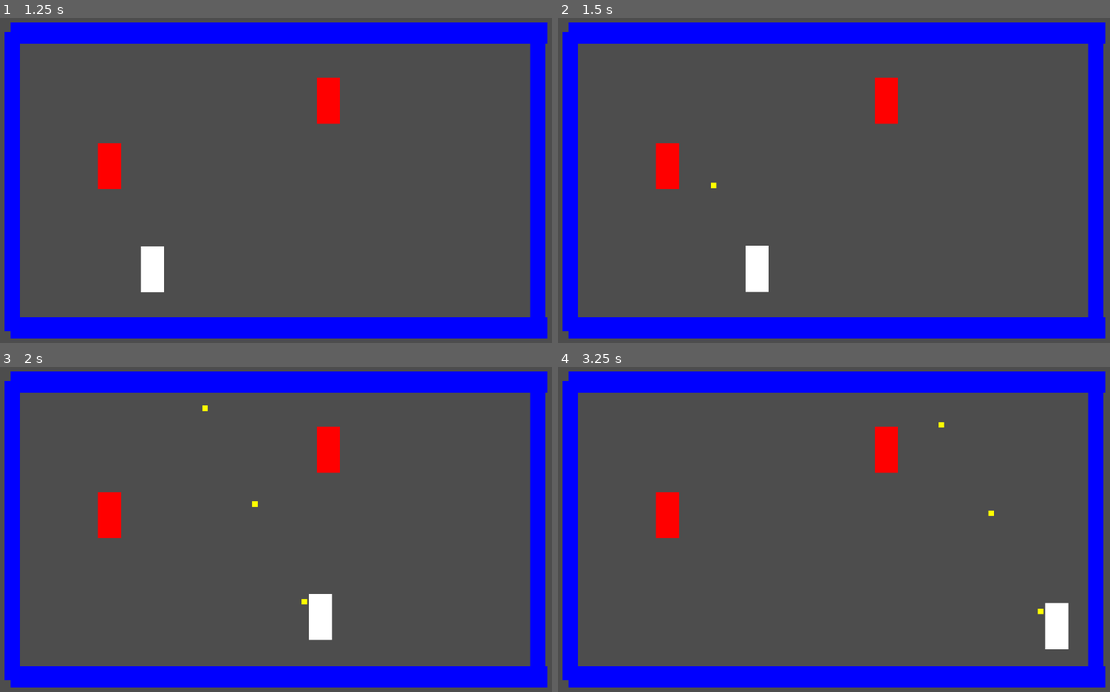
Above: before the commit, frames 1-4 (two rows, left to right).
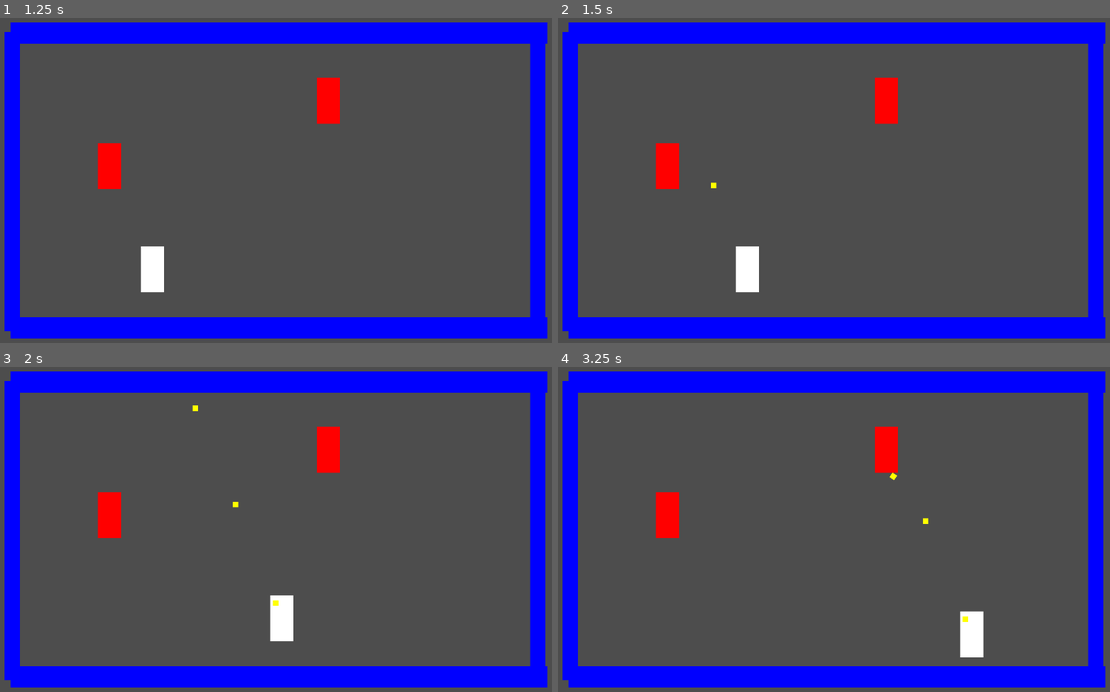
Above: after the commit, the same moments.

Repository: KDing0/GGJGodot
Game: Godot game, scene res://Misc/GameManager.tscn
Two runs of this game, one before a commit and one after it. Both use one fixed random seed, a clock stepped at 60 frames per second and the inputs below.
Inputs (mouse positions are in pixels of both pictures, inside the frame that each line leads up to):
- Up to frame 1 (1.25 s): click "Start Game" at 0.5 s
- Up to frame 2 (1.5 s): tap Enter at 1.25 s; move the mouse to (966, 164) at 1.27 s; press the mouse at (966, 164) at 1.28 s; hold Right (ui_right) from 1.28 s (still down)
- Up to frame 3 (2 s): keep holding Right (ui_right)
- Up to frame 4 (3.25 s): move the mouse to (718, 545) at 2.02 s; release Right (ui_right) at 2.03 s; release the mouse at (718, 545) at 2.03 s; hold Down (ui_down) 2.03-2.78 s; click (718, 545) at 2.1 s; tap Space at 2.75 s; move the mouse to (894, 458) at 2.77 s; press the mouse at (894, 458) at 2.78 s; hold Right (ui_right) from 2.78 s (still down)

Frame 1 is identical in both runs. In frame 2, 0.5% of the frame differs, in the area x 32-39%, y 70-85%; in frame 3, 1.3%; in frame 4, 1.3%, in the area x 60-93%, y 17-90%.

Commit message:
fix bullet bitmask, add playerbullet layer

Diff:
--- a/src/Bullets/Bullet.tscn
+++ b/src/Bullets/Bullet.tscn
@@ -7,7 +7,7 @@
 [sub_resource type="CircleShape2D" id="CircleShape2D_j2d2x"]
 
 [node name="Bullet" type="RigidBody2D"]
-collision_layer = 8
+collision_layer = 16
 collision_mask = 5
 max_contacts_reported = 1
 contact_monitor = true
--- a/src/project.godot
+++ b/src/project.godot
@@ -19,16 +19,16 @@
 
 Spawning="*res://addons/BulletUpHell/Spawning.tscn"
 
-[editor_plugins]
-
-enabled=PackedStringArray("res://addons/BulletUpHell/plugin.cfg")
-
 [display]
 
 window/size/viewport_width=640
 window/size/viewport_height=360
 window/size/window_width_override=1280
 window/size/window_height_override=720
+
+[editor_plugins]
+
+enabled=PackedStringArray("res://addons/BulletUpHell/plugin.cfg")
 
 [input]
 
@@ -38,7 +38,6 @@
 , Object(InputEventKey,"resource_local_to_scene":false,"resource_name":"","device":-1,"window_id":0,"alt_pressed":false,"shift_pressed":false,"ctrl_pressed":false,"meta_pressed":false,"pressed":false,"keycode":0,"physical_keycode":32,"key_label":0,"unicode":32,"echo":false,"script":null)
 ]
 }
-
 pause_game={
 "deadzone": 0.5,
 "events": [Object(InputEventKey,"resource_local_to_scene":false,"resource_name":"","device":-1,"window_id":0,"alt_press …(182 unchanged characters)…
@@ -50,5 +49,6 @@
 2d_physics/layer_1="World"
 2d_physics/layer_2="Player"
 2d_physics/layer_3="Enemy"
-2d_physics/layer_4="Bullet"
-2d_physics/layer_5="Pickup"
+2d_physics/layer_4="EnemyBullet"
+2d_physics/layer_5="PlayerBullet"
+2d_physics/layer_6="Pickup"
